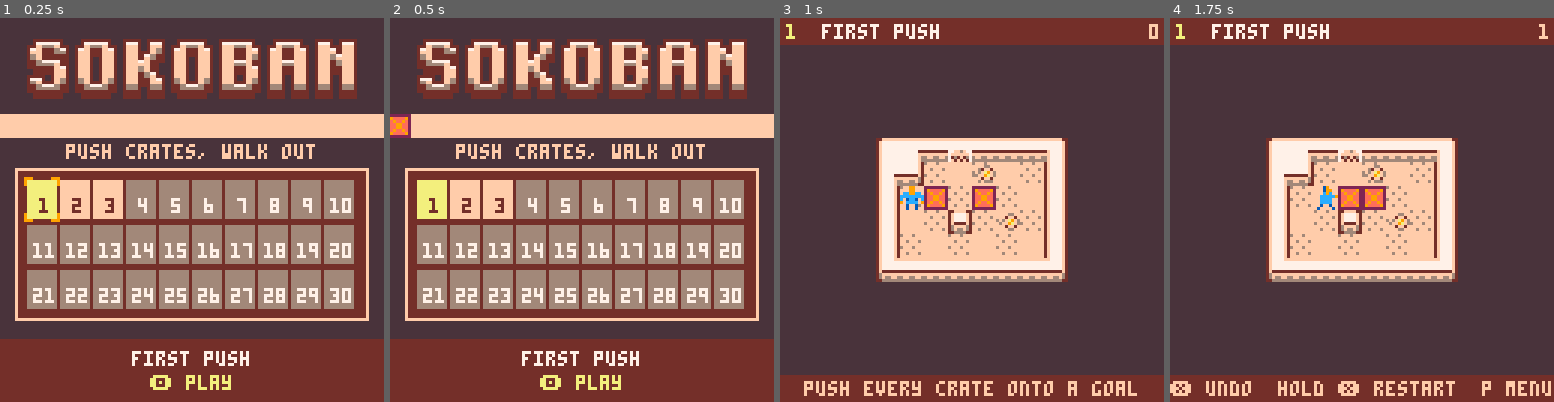
Above: before the commit, frames 1-4 (left to right).
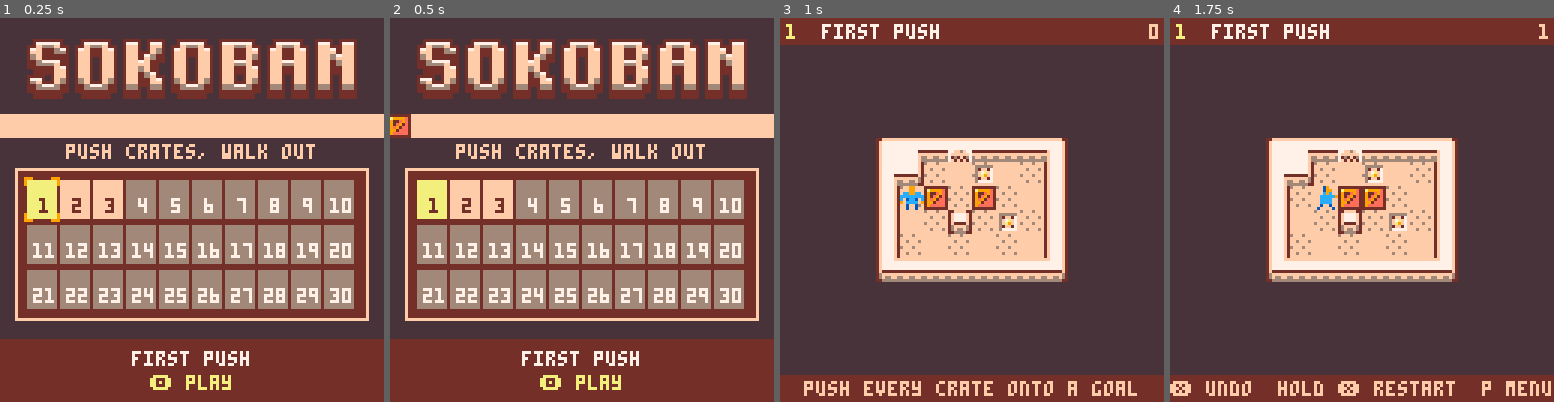
Above: after the commit, the same moments.

Repository: koaning/mazing
Game: PICO-8 cartridge pico8/mazing.p8
The game is run twice, just before and just after one commit, with the same random seed, the same clock (stepped at 60 frames per second) and the same inputs.
Inputs:
- Up to frame 1 (0.25 s): no input
- Up to frame 2 (0.5 s): tap X (X key) at 0.33 s
- Up to frame 3 (1 s): tap O (Z key) at 0.7 s
- Up to frame 4 (1.75 s): tap X (X key) at 1.07 s; hold Right from 1.6 s (still down); tap O (Z key) at 1.7 s

Frame 1 is identical in both runs. In frame 2, 0.2% of the frame differs, in the area x 0-6%, y 25-32%; in frame 3, 1.0%, in the area x 37-63%, y 38-56%; in frame 4, 1.0%.

Commit message:
Redesign crate, crate-on-goal, and goal sprites

Diff:
--- a/pico8/main.lua
+++ b/pico8/main.lua
@@ -153,11 +153,11 @@
   dset(lvl, 1)
 end
 
-local function splash(i)
-  for k = 1, 10 do
+local function splash(i, c)
+  for k = 1, c and 6 or 10 do
     add(bits, {
       x = sx_of(i) + 4, y = sy_of(i) + 4, vx = rnd(1.6) - 0.8, vy = -0.6 - rnd(1),
-      c = k % 2 == 0 and 7 or 12, t = 14 + rnd(10),
+      c = k % 2 == 0 and 7 or (c or 12), t = 14 + rnd(10),
     })
   end
 end
@@ -206,6 +206,7 @@
     splash(m.rto)
     sfx(3)
   end
+  if m.crate and lv.goal[m.cto] then splash(m.cto, 10) end
   if a.click then sfx(4) end
   if a.door then sfx(5) end
   if rules_won(lv, st) then solved() end
@@ -438,7 +439,10 @@
       end
       if c == "_" then spr(press and 38 or 37, sx, sy) end
       if lv.green[i] then spr(rules_shut(lv, st, i, press) and 39 or 40, sx, sy) end
-      if lv.goal[i] then spr(32, sx, sy) end
+      if lv.goal[i] then
+        spr(32, sx, sy)
+        if flr(frame / 25) % 2 == 1 then pset(sx + 3, sy + 3, 10) end
+      end
     end
   end
 end
@@ -596,8 +600,8 @@
     print(s, cx + 6 - #s * 2, cy + 6, open and 4 or 7)
     if dget(i) > 0 then
       -- a little crate on a goal: solved
-      rectfill(cx + 1, cy + 1, cx + 3, cy + 3, 9)
-      pset(cx + 2, cy + 2, 8)
+      rectfill(cx + 1, cy + 1, cx + 3, cy + 3, 4)
+      pset(cx + 2, cy + 2, 10)
     end
   end
 
--- a/pico8/mazing.p8
+++ b/pico8/mazing.p8
@@ -23,14 +23,14 @@
 ddcdddddddddcddddddddce0dddddce0dccddccdddccccdddccee000dccee0000ecddddd0ecdddcd0ecddce00ecddce0000eeccd000eeccd000ee000000ee000
 dcdcdddddddcdcdddcdddce0ddcddce0ceecceeccceeeecccee20000cee200000ecddddd0ecdddddecddddce0ecddce000002eec00002eec0000000000000000
 ddddddddddddddddddddddceddddddcee00ee00eee0000eee0000000e0000000ecddddddecddddddecddddceecddddce0000000e0000000e0000000000000000
-000000002222222288888888005555000000000000000000000000003333333333000033ffffffff0f7777f000000000000f7000000000000000000000000000
-0000110029eeee928aeeeea8057766500000000000000000000000003bbbbbb330000003777777770000000000000000000ff00000000000000000000ffffff0
-000400402e9ee9e28eaeeae8577666550000000003333330000000003bbbbb3300000000770000770000000000777700000f700000000000cccccccc0ffffff0
-1010a9012ee99ee28eeaaee857666655005555003bbbbb33033333303bb33b3300000000707777070000000007000070000ff00000cccc00cccccccc0ffffff0
-01009a012ee99ee28eeaaee856666555056655503bbbbb333bbbbbb33bb33b3300000000070000700000000070000007000f700000cccc00cccccccc0ffffff0
-000400402e9ee9e28eaeeae85666555556655555333333333bbbbbb33bbbbb3300000000700000070000000000000000000ff00000cccc00cccccccc0ffffff0
-0000110029eeee928aeeeea8055555505655555503333330033333303b33333330000003700000070000000004040400000f700000cccc00000000000ffffff0
-000000002222222288888888005555005555555500000000000000003333333333000033700000070f7777f000404040000ff00000cccc000000000000000000
+000000004444444444444444005555000000000000000000000000003333333333000033ffffffff0f7777f000000000000f7000000000000000000000000000
+011111104a9999e447aaaa94057766500000000000000000000000003bbbbbb330000003777777770000000000000000000ff00000000000000000000ffffff0
+014004704944e9e44a99a794577666550000000003333330000000003bbbbb3300000000770000770000000000777700000f700000000000cccccccc0ffffff0
+0107a070494e94e44a9a799457666655005555003bbbbb33033333303bb33b3300000000707777070000000007000070000ff00000cccc00cccccccc0ffffff0
+010a907049e94ee44aa79a9456666555056655503bbbbb333bbbbbb33bb33b3300000000070000700000000070000007000f700000cccc00cccccccc0ffffff0
+014004704994eee44a79aa945666555556655555333333333bbbbbb33bbbbb3300000000700000070000000000000000000ff00000cccc00cccccccc0ffffff0
+0177777049eeeee44a999994055555505655555503333330033333303b33333330000003700000070000000004040400000f700000cccc00000000000ffffff0
+000000004444444444444444005555005555555500000000000000003333333333000033700000070f7777f000404040000ff00000cccc000000000000000000
 0009900000099000000dd000000dd000000d9000000d9000000d9000000000000000000000000000000000000000000000000000000000000000000000000000
 0009900000099000000dd000000dd000000d9900000d9900000d9900000000000000000000000000000000000000000000000000000000000000000000000000
 0cc99cc00cc99cc00cc99cc00cc99cc0000c9c00000c9c00000c9c00000000000000000000000000000000000000000000000000000000000000000000000000
Not shown, changed: the thumbnail (__label__) section of pico8/mazing.p8
